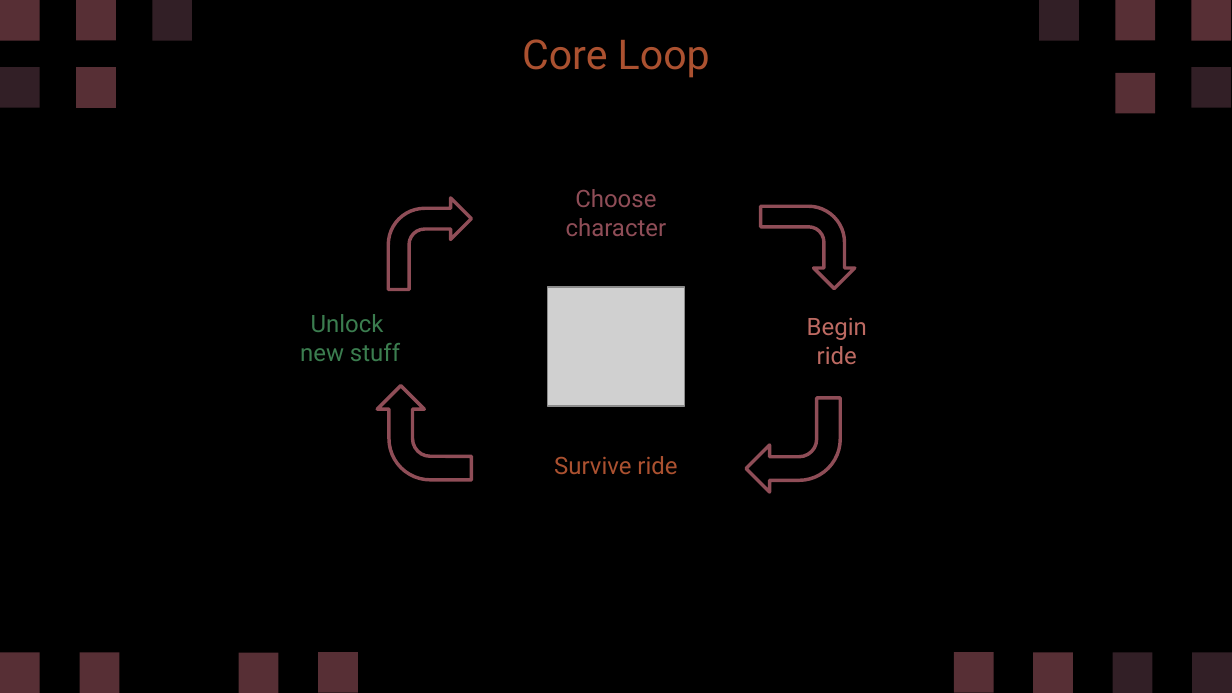
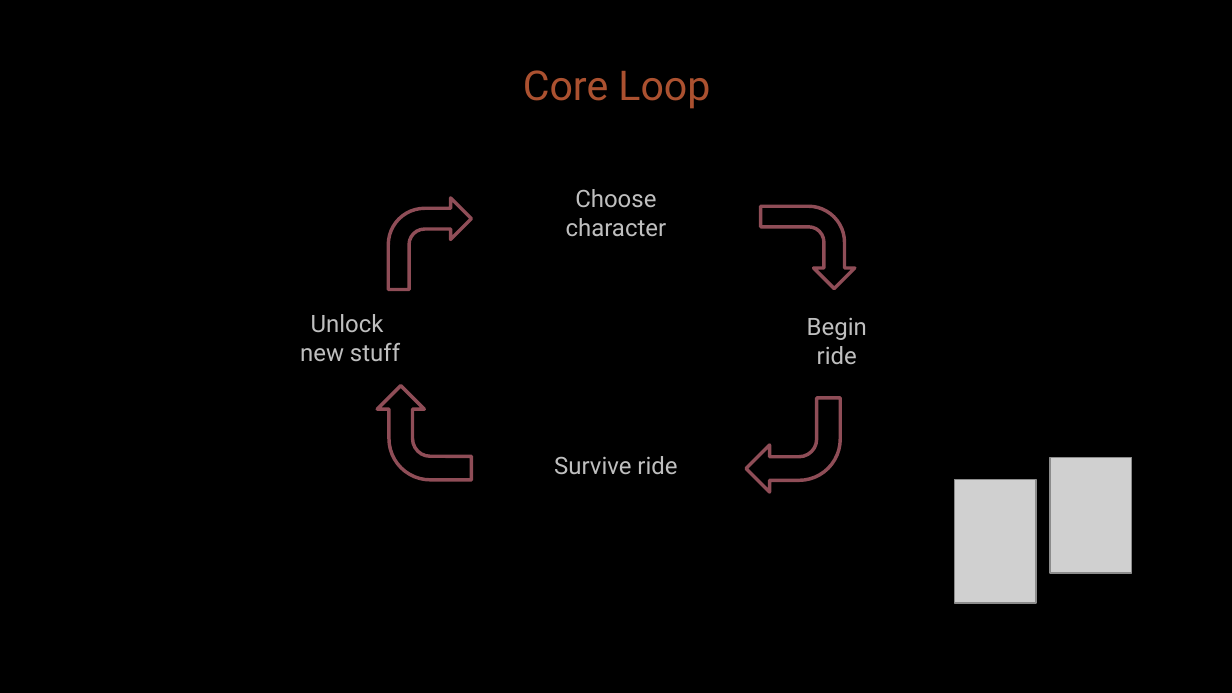
Before and after one commit to diegohcanepa/Remizione, a slide deck: slide 6 of Pitch Deck.pptx (slide 5 before the commit). Drawn at 1232x693 pixels with LibreOffice and Linux fonts; fonts in the diff are those of the drawing; grey boxes stand for pictures; background and template pictures are left out. Boxes give left, top, right and bottom in pixels: in the first picture for what was removed or moved away, otherwise in the second. Text is boxed around its words. In the diff, an @@ line names an element or a change of style, - is before the commit and + after.

```diff
--- a/Pitch Deck.pptx
+++ b/Pitch Deck.pptx
@@ freeform shape removed at (x1=0, y1=0, x2=39, y2=41) @@
@@ freeform shape removed at (x1=76, y1=0, x2=116, y2=41) @@
@@ freeform shape removed at (x1=153, y1=0, x2=192, y2=41) @@
@@ freeform shape removed at (x1=1040, y1=0, x2=1079, y2=41) @@
@@ freeform shape removed at (x1=1115, y1=0, x2=1154, y2=41) @@
@@ freeform shape removed at (x1=1191, y1=0, x2=1231, y2=41) @@
@@ text "Core Loop" moved from (x1=522, y1=39, x2=710, y2=78) to (x1=523, y1=70, x2=710, y2=109) @@
@@ freeform shape removed at (x1=0, y1=68, x2=39, y2=108) @@
@@ freeform shape removed at (x1=76, y1=67, x2=116, y2=107) @@
@@ freeform shape removed at (x1=1115, y1=73, x2=1154, y2=113) @@
@@ freeform shape removed at (x1=1191, y1=68, x2=1231, y2=108) @@
@@ text "Choose" at (x1=566, y1=189, x2=667, y2=236): text colour #8F4D57 to #BFBFBF @@
@@ picture removed at (x1=547, y1=287, x2=684, y2=407) @@
@@ text "Unlock" at (x1=300, y1=314, x2=400, y2=361): text colour #3B7D4F to #BFBFBF @@
@@ text "Begin" at (x1=807, y1=318, x2=867, y2=364): text colour #BD6A62 to #BFBFBF @@
@@ text "Survive ride" at (x1=554, y1=456, x2=677, y2=475): text colour #AB5130 to #BFBFBF @@
@@ picture added at (x1=955, y1=479, x2=1036, y2=602) @@
@@ picture added at (x1=1050, y1=457, x2=1131, y2=573) @@
@@ freeform shape removed at (x1=0, y1=653, x2=39, y2=693) @@
@@ freeform shape removed at (x1=80, y1=653, x2=120, y2=693) @@
@@ freeform shape removed at (x1=239, y1=653, x2=278, y2=693) @@
@@ freeform shape removed at (x1=318, y1=652, x2=357, y2=692) @@
@@ freeform shape removed at (x1=954, y1=652, x2=993, y2=692) @@
@@ freeform shape removed at (x1=1034, y1=653, x2=1073, y2=693) @@
@@ freeform shape removed at (x1=1112, y1=653, x2=1152, y2=693) @@
@@ freeform shape removed at (x1=1193, y1=653, x2=1232, y2=693) @@
```
Also in this commit, not shown: 12 other slides changed, 1 slide added, 2 slides removed, 2 other files.
